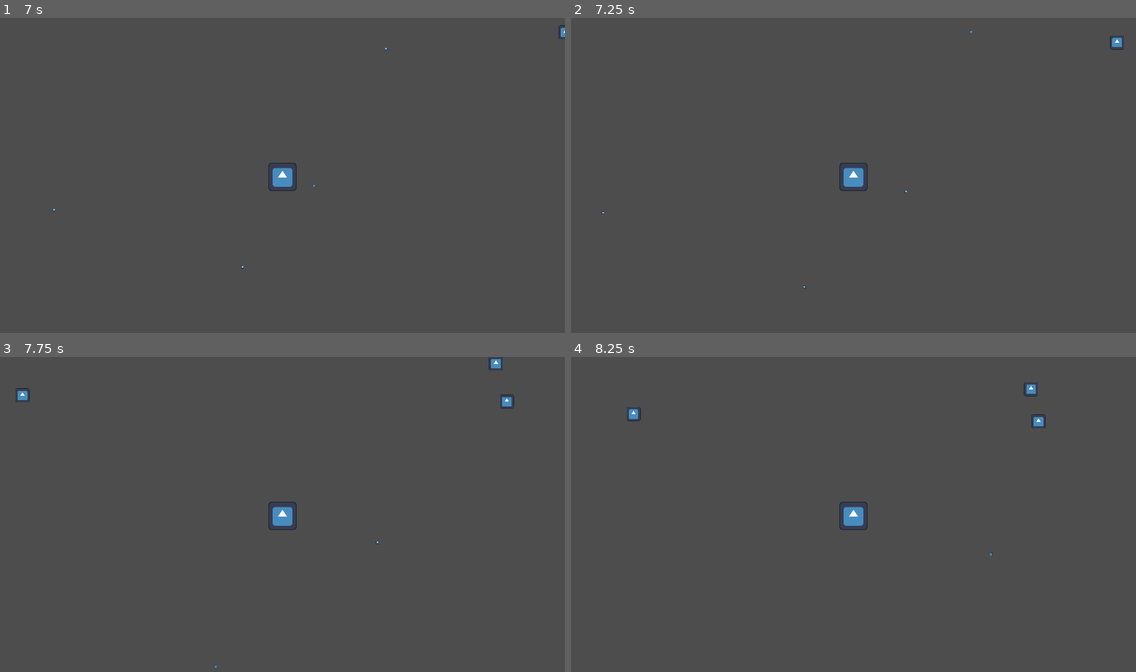
Above: before the commit, frames 1-4 (two rows, left to right).
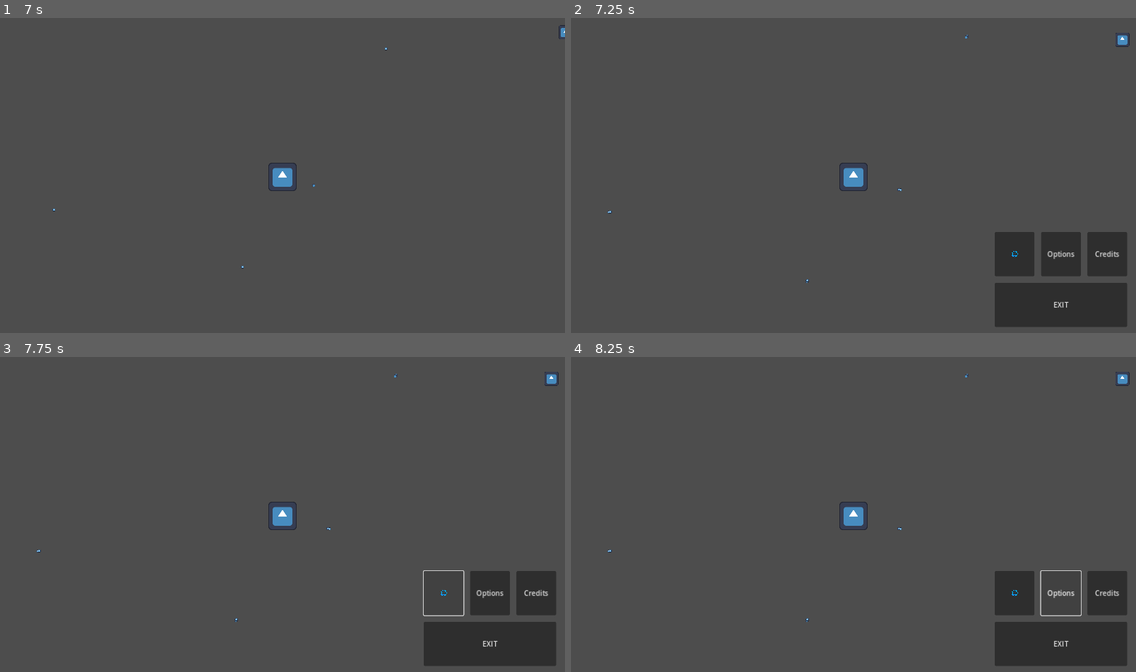
Above: after the commit, the same moments.

Repository: jiho7407/ZXCviver
Game: Godot game, scene res://main_screen.tscn
Two runs of this game, one before a commit and one after it. Both use one fixed random seed, a clock stepped at 60 frames per second and the inputs below. The engine's default icon, where the game draws it, is replaced by a stand-in: a white triangle on a blue panel in a dark square.
Inputs (mouse positions are in pixels of both pictures, inside the frame that each line leads up to):
- Up to frame 1 (7 s): click "🌐" at 0.5 s; click "Options" at 1.25 s; click "Credits" at 2 s; click "START" at 2.75 s; tap Enter at 3.5, 5 s; move the mouse to (406, 159) at 3.52 s; tap X (shoot_x) at 3.6, 5.1, 6.6 s; tap Space at 4.25, 5.75 s; move the mouse to (169, 191) at 4.27 s; tap Z (shoot_z) at 4.35, 5.85 s; move the mouse to (339, 106) at 5.02 s; move the mouse to (254, 241) at 5.77 s; move the mouse to (452, 225) at 6.52 s
- Up to frame 2 (7.25 s): tap Escape (ui_cancel) at 7.15 s
- Up to frame 3 (7.75 s): click (446, 593) at 7.25 s, where only the run after the commit has a clickable "🌐"
- Up to frame 4 (8.25 s): click (1062, 593) at 8 s, where only the run after the commit has a clickable "Options"

Frame 1 is identical in both runs. In frame 2, 6.2% of the frame differs, in the area x 5-99%, y 3-98%; in frame 3, 5.5%; in frame 4, 5.6%.

Commit message:
esc pause 기초 추가

Diff:
--- a/game.gd
+++ b/game.gd
@@ -2,6 +2,7 @@
 
 var spawn_margin = 1200
 var EnemyPresetScene = preload("res://enemy_preset.tscn")
+var paused:bool = false
 # Called when the node enters the scene tree for the first time.
 func _ready():
 	$EnemySpawnTimer.wait_time = 0.5
@@ -10,7 +11,9 @@
 
 # Called every frame. 'delta' is the elapsed time since the previous frame.
 func _process(delta):
-	pass
+	if Input.is_action_pressed("ui_cancel") and paused == false:
+		$CanvasLayer.show()
+		get_tree().paused = true
 
 func spawn_enemy():
 
@@ -46,3 +49,7 @@
 func _on_enemy_spawn_timer_timeout():
 	spawn_enemy()
 	$EnemySpawnTimer.start()
+
+
+func _on_exit_pressed():
+	get_tree().change_scene_to_file("res://main_screen.tscn")
--- a/game.tscn
+++ b/game.tscn
@@ -12,4 +12,61 @@
 
 [node name="EnemySpawnTimer" type="Timer" parent="."]
 
+[node name="CanvasLayer" type="CanvasLayer" parent="."]
+process_mode = 2
+visible = false
+
+[node name="MarginContainer" type="MarginContainer" parent="CanvasLayer"]
+offset_right = 1280.0
+offset_bottom = 720.0
+theme_override_constants/margin_left = 20
+theme_override_constants/margin_top = 20
+theme_override_constants/margin_right = 20
+theme_override_constants/margin_bottom = 20
+
+[node name="HBoxContainer" type="HBoxContainer" parent="CanvasLayer/MarginContainer"]
+layout_mode = 2
+
+[node name="CenterContainer" type="CenterContainer" parent="CanvasLayer/MarginContainer/HBoxContainer"]
+layout_mode = 2
+size_flags_horizontal = 3
+
+[node name="VBoxContainer" type="VBoxContainer" parent="CanvasLayer/MarginContainer/HBoxContainer"]
+custom_minimum_size = Vector2(300, 0)
+layout_mode = 2
+theme_override_constants/separation = 15
+
+[node name="CenterContainer" type="CenterContainer" parent="CanvasLayer/MarginContainer/HBoxContainer/VBoxContainer"]
+custom_minimum_size = Vector2(0, 450)
+layout_mode = 2
+
+[node name="HBoxContainer" type="HBoxContainer" parent="CanvasLayer/MarginContainer/HBoxContainer/VBoxContainer"]
+layout_mode = 2
+size_flags_vertical = 3
+theme_override_constants/separation = 15
+
+[node name="Languages" type="Button" parent="CanvasLayer/MarginContainer/HBoxContainer/VBoxContainer/HBoxContainer"]
+layout_mode = 2
+size_flags_horizontal = 3
+size_flags_vertical = 3
+text = "🌐"
+
+[node name="Options" type="Button" parent="CanvasLayer/MarginContainer/HBoxContainer/VBoxContainer/HBoxContainer"]
+layout_mode = 2
+size_flags_horizontal = 3
+size_flags_vertical = 3
+text = "Options"
+
+[node name="Credits" type="Button" parent="CanvasLayer/MarginContainer/HBoxContainer/VBoxContainer/HBoxContainer"]
+layout_mode = 2
+size_flags_horizontal = 3
+size_flags_vertical = 3
+text = "Credits"
+
+[node name="Exit" type="Button" parent="CanvasLayer/MarginContainer/HBoxContainer/VBoxContainer"]
+layout_mode = 2
+size_flags_vertical = 3
+text = "EXIT"
+
 [connection signal="timeout" from="EnemySpawnTimer" to="." method="_on_enemy_spawn_timer_timeout"]
+[connection signal="pressed" from="CanvasLayer/MarginContainer/HBoxContainer/VBoxContainer/Exit" to="." method="_on_exit_pressed"]
--- a/main_screen.tscn
+++ b/main_screen.tscn
@@ -3,6 +3,7 @@
 [ext_resource type="Script" path="res://main_screen.gd" id="1_7xrvn"]
 
 [node name="MainScreen" type="Control"]
+process_mode = 3
 layout_mode = 3
 anchors_preset = 15
 anchor_right = 1.0
